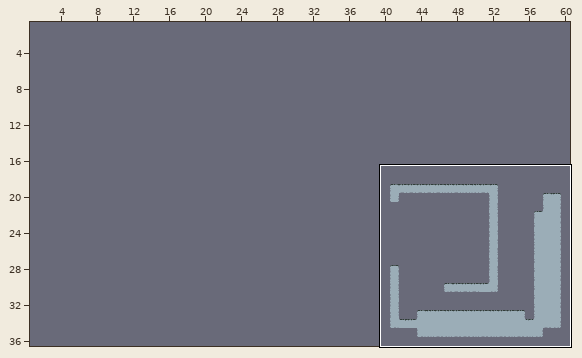
LDtk project: Assets/LDtk Tile/Test1.ldtk. The first picture is a wide view before the edit; the outline marks the close-up.
Close-up. The starting point:
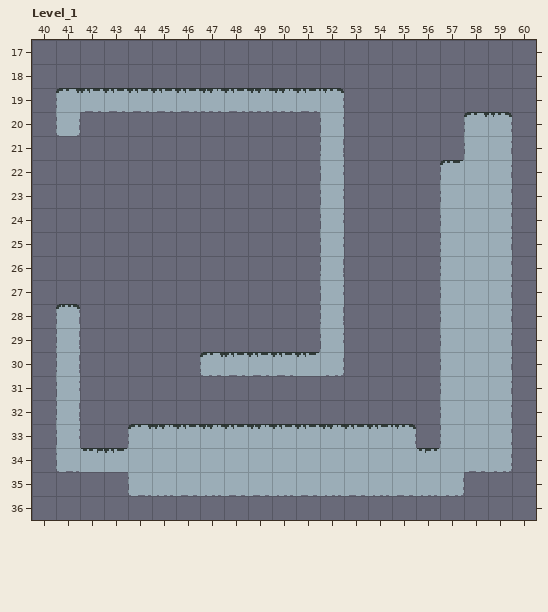
Cells are 16x16 px. Shown: Level_1 x 40..60, y 17..36. The commit also changed other parts of the map, which this record leaves out. The old version is drawn lined up with the new one.
The result:
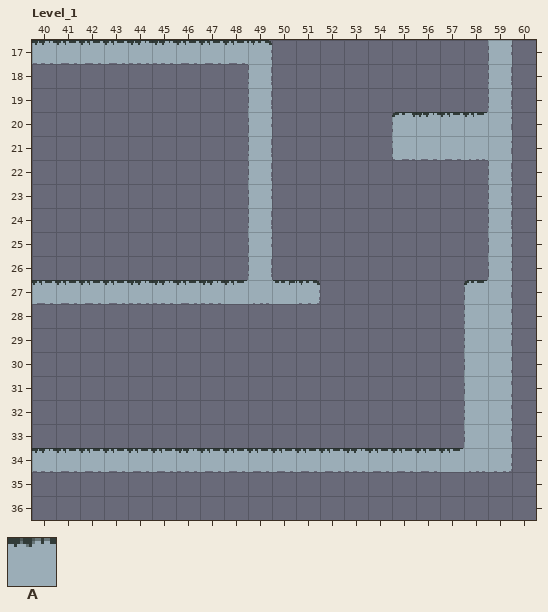
Key: from "IntGrid": A 1 "Ground".
_ is an empty cell.
Tiles replaced or removed in this view: A.
Edits made:
Changed rows in their new state; . is an unchanged cell.
map size 21x19 -> 61x36 cells (old content now starts at 40,18; both pictures use the new coordinates)
Layer "IntGrid":
first column x 40:
17 AAAAAAAAAA.........A
18 .........A.........A
19 .________.___......A
20 ._.......A.._..AAA..
21 .........A.._..AAA..
22 .........A.._....__.
23 .........A.._....__.
24 .........A.._....__.
25 .........A.._....__.
26 .........A.._....__.
27 AAAAAAAAAAAA_...._..
28 ._.........._...._..
29 ._.........._...._..
30 ._.....______...._..
31 ._..............._..
32 ._..............._..
33 ._..____________._..
34 A...................
35 ....______________..
